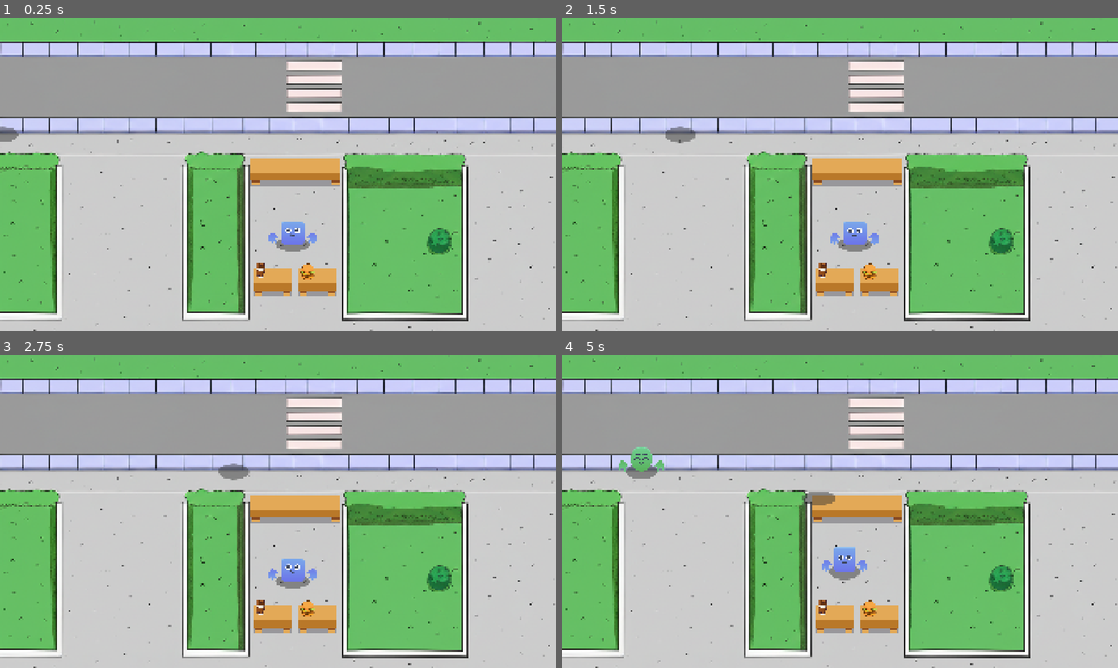
Above: before the commit, frames 1-4 (two rows, left to right).
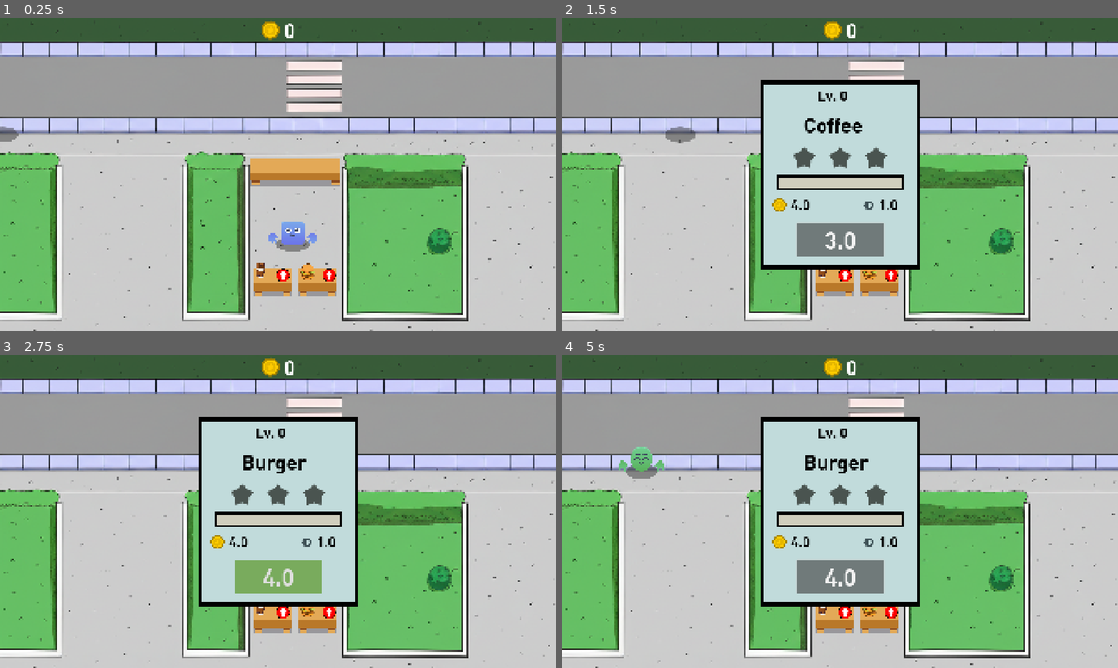
Above: after the commit, the same moments.

Repository: nzach123/idle_tycoon
Game: Godot game, scene res://scenes/game.tscn
Same seed, same stepped clock (60 frames per second), same inputs: the game is played once before the commit and once after it.
Inputs (mouse positions are in pixels of both pictures, inside the frame that each line leads up to):
- Up to frame 1 (0.25 s): no input
- Up to frame 2 (1.5 s): click (845, 274) at 0.52 s; click (840, 240) at 1.25 s, where only the run after the commit has a clickable "3.0"
- Up to frame 3 (2.75 s): click (328, 611) at 2.02 s
- Up to frame 4 (5 s): click (840, 577) at 2.75 s, where only the run after the commit has a clickable "4.0"; click (840, 577) at 3.5 s, where only the run after the commit has a clickable "3.0"; click (840, 577) at 4.25 s, where only the run after the commit has a clickable "4.0"

The runs differ from the first frame. In frame 1, 7.7% of the frame differs, in the area x 0-100%, y 0-85%; in frame 2, 21%; in frame 3, 21%; in frame 4, 21%.

Commit message:
0.0.8
Added upgrade panel

Diff:
--- /dev/null
+++ b/custom_fonts/Lavel_48_Black.tres
@@ -0,0 +1,8 @@
+[gd_resource type="LabelSettings" load_steps=2 format=3 uid="uid://ntonssx3tctc"]
+
+[ext_resource type="FontFile" uid="uid://c568h3rhi8wdo" path="res://assets/Fonts/DINPro-Bold.otf" id="1_lfjwj"]
+
+[resource]
+font = ExtResource("1_lfjwj")
+font_size = 48
+font_color = Color(0, 0, 0, 1)
--- a/data/item.gd
+++ b/data/item.gd
@@ -1,6 +1,7 @@
 extends Resource
 class_name Item
 
+signal on_star_reached
 
 enum ItemType{
 	Coffee,
@@ -28,3 +29,16 @@
 @export var max_level: int = 75
 
 var current_level: int = 0
+
+func update_item() -> void:
+	if current_level >= max_level:
+		return
+
+	current_level += 1
+	upgrade_cost = ceil(upgrade_cost * upgrade_multi)
+	profit = ceil(profit * profit_multi)
+	if current_level % 25 == 0:
+		cook_time = ceil(cook_time * cook_time_reduce_perc)
+		upgrade_cost = upgrade_cost * 3
+		profit = profit * 3
+		on_star_reached.emit()
--- /dev/null
+++ b/default_bus_layout.tres
@@ -0,0 +1,16 @@
+[gd_resource type="AudioBusLayout" format=3 uid="uid://bgl8i2m4vpuou"]
+
+[resource]
+bus/0/volume_db = -18.3091
+bus/1/name = &"Music"
+bus/1/solo = false
+bus/1/mute = true
+bus/1/bypass_fx = false
+bus/1/volume_db = -6.25101
+bus/1/send = &"Master"
+bus/2/name = &"SFX"
+bus/2/solo = false
+bus/2/mute = true
+bus/2/bypass_fx = false
+bus/2/volume_db = -4.76812
+bus/2/send = &"Master"
--- a/project.godot
+++ b/project.godot
@@ -11,7 +11,7 @@
 [application]
 
 config/name="Idle_tycoon"
-config/version="0.0.7"
+config/version="0.0.8"
 run/main_scene="uid://cxycy5bsaucpx"
 config/features=PackedStringArray("4.4", "GL Compatibility")
 config/icon="res://icon.svg"
@@ -19,6 +19,7 @@
 [autoload]
 
 GameManager="*res://scripts/autoloads/game_manager.gd"
+SoundManager="*res://scenes/globals/sound_manager.tscn"
 
 [display]
 
--- /dev/null
+++ b/scenes/UI/upgrade_panel.tscn
@@ -0,0 +1,222 @@
+[gd_scene load_steps=12 format=3 uid="uid://c6qonp7irftka"]
+
+[ext_resource type="Script" uid="uid://dp8hrxr6qtenc" path="res://scripts/upgrade_panel.gd" id="1_gpneo"]
+[ext_resource type="LabelSettings" uid="uid://ntonssx3tctc" path="res://custom_fonts/Lavel_48_Black.tres" id="1_lbfta"]
+[ext_resource type="FontFile" uid="uid://c568h3rhi8wdo" path="res://assets/Fonts/DINPro-Bold.otf" id="2_blifv"]
+[ext_resource type="Texture2D" uid="uid://f21enrtoroa7" path="res://assets/Sprites/UI/star.png" id="3_3gobj"]
+[ext_resource type="Texture2D" uid="uid://do1b40tfqg775" path="res://assets/Sprites/UI/coin_gold.png" id="4_blifv"]
+[ext_resource type="Texture2D" uid="uid://b3k8f1phw75i1" path="res://assets/Sprites/UI/contrast.png" id="5_3gobj"]
+
+[sub_resource type="StyleBoxFlat" id="StyleBoxFlat_gpneo"]
+bg_color = Color(0.756271, 0.8595, 0.85818, 1)
+border_width_left = 12
+border_width_top = 12
+border_width_right = 12
+border_width_bottom = 12
+border_color = Color(0, 0, 0, 1)
+
+[sub_resource type="LabelSettings" id="LabelSettings_e5sd7"]
+font = ExtResource("2_blifv")
+font_size = 70
+font_color = Color(0, 0, 0, 1)
+
+[sub_resource type="StyleBoxFlat" id="StyleBoxFlat_ug2qy"]
+bg_color = Color(0.815471, 0.80893, 0.742878, 1)
+border_width_left = 8
+border_width_top = 8
+border_width_right = 8
+border_width_bottom = 8
+border_color = Color(0, 0, 0, 1)
+expand_margin_left = 8.0
+expand_margin_top = 8.0
+expand_margin_right = 8.0
+expand_margin_bottom = 8.0
+
+[sub_resource type="StyleBoxFlat" id="StyleBoxFlat_xr4iy"]
+bg_color = Color(0.241659, 0.318918, 0.337083, 1)
+border_color = Color(0, 0, 0, 1)
+
+[sub_resource type="StyleBoxFlat" id="StyleBoxFlat_e5sd7"]
+bg_color = Color(0.476194, 0.670636, 0.363987, 1)
+
+[node name="UpgradePanel" type="Control"]
+custom_minimum_size = Vector2(550, 650)
+layout_mode = 3
+anchors_preset = 15
+anchor_right = 1.0
+anchor_bottom = 1.0
+offset_right = -1370.0
+offset_bottom = -430.0
+grow_horizontal = 2
+grow_vertical = 2
+script = ExtResource("1_gpneo")
+
+[node name="Panel" type="Panel" parent="."]
+layout_mode = 1
+anchors_preset = 15
+anchor_right = 1.0
+anchor_bottom = 1.0
+grow_horizontal = 2
+grow_vertical = 2
+theme_override_styles/panel = SubResource("StyleBoxFlat_gpneo")
+
+[node name="LevelLabel" type="Label" parent="Panel"]
+unique_name_in_owner = true
+layout_mode = 1
+anchors_preset = 5
+anchor_left = 0.5
+anchor_right = 0.5
+offset_left = -77.5
+offset_top = 20.0
+offset_right = 77.5
+offset_bottom = 82.0
+grow_horizontal = 2
+text = "Level 1"
+label_settings = ExtResource("1_lbfta")
+
+[node name="ItemNameLabel" type="Label" parent="Panel"]
+unique_name_in_owner = true
+layout_mode = 1
+anchors_preset = 5
+anchor_left = 0.5
+anchor_right = 0.5
+offset_left = -127.0
+offset_top = 105.0
+offset_right = 127.0
+offset_bottom = 288.0
+grow_horizontal = 2
+text = "COFFEE
+"
+label_settings = SubResource("LabelSettings_e5sd7")
+
+[node name="StarHBox" type="HBoxContainer" parent="Panel"]
+unique_name_in_owner = true
+layout_mode = 0
+offset_left = 90.0
+offset_top = 204.0
+offset_right = 458.0
+offset_bottom = 324.0
+
+[node name="Star_1" type="TextureRect" parent="Panel/StarHBox"]
+modulate = Color(0.289707, 0.328894, 0.313814, 1)
+custom_minimum_size = Vector2(120, 120)
+layout_mode = 2
+texture = ExtResource("3_3gobj")
+expand_mode = 1
+stretch_mode = 5
+
+[node name="Star_2" type="TextureRect" parent="Panel/StarHBox"]
+modulate = Color(0.289707, 0.328894, 0.313814, 1)
+custom_minimum_size = Vector2(120, 120)
+layout_mode = 2
+texture = ExtResource("3_3gobj")
+expand_mode = 1
+stretch_mode = 5
+
+[node name="Star_3" type="TextureRect" parent="Panel/StarHBox"]
+modulate = Color(0.289707, 0.328894, 0.313814, 1)
+custom_minimum_size = Vector2(120, 120)
+layout_mode = 2
+texture = ExtResource("3_3gobj")
+expand_mode = 1
+stretch_mode = 5
+
+[node name="ProgressBar" type="ProgressBar" parent="Panel"]
+unique_name_in_owner = true
+custom_minimum_size = Vector2(420, 36)
+layout_mode = 1
+anchors_preset = 8
+anchor_left = 0.5
+anchor_top = 0.5
+anchor_right = 0.5
+anchor_bottom = 0.5
+offset_left = -210.0
+offset_top = 10.0
+offset_right = 210.0
+offset_bottom = 46.0
+grow_horizontal = 2
+grow_vertical = 2
+theme_override_styles/background = SubResource("StyleBoxFlat_ug2qy")
+theme_override_styles/fill = SubResource("StyleBoxFlat_xr4iy")
+max_value = 1.0
+value = 0.56
+show_percentage = false
+
+[node name="ProfitHBox" type="HBoxContainer" parent="Panel"]
+layout_mode = 1
+anchors_preset = 8
+anchor_left = 0.5
+anchor_top = 0.5
+anchor_right = 0.5
+anchor_bottom = 0.5
+offset_left = -214.0
+offset_top = 73.0
+offset_right = -125.0
+offset_bottom = 135.0
+grow_horizontal = 2
+grow_vertical = 2
+theme_override_constants/separation = 15
+
+[node name="TextureRect" type="TextureRect" parent="Panel/ProfitHBox"]
+custom_minimum_size = Vector2(48, 48)
+layout_mode = 2
+texture = ExtResource("4_blifv")
+expand_mode = 1
+stretch_mode = 5
+
+[node name="ProfitLabel" type="Label" parent="Panel/ProfitHBox"]
+unique_name_in_owner = true
+layout_mode = 2
+text = "1"
+label_settings = ExtResource("1_lbfta")
+
+[node name="TimeHBox" type="HBoxContainer" parent="Panel"]
+layout_mode = 1
+anchors_preset = 8
+anchor_left = 0.5
+anchor_top = 0.5
+anchor_right = 0.5
+anchor_bottom = 0.5
+offset_left = 75.0
+offset_top = 73.0
+offset_right = 219.0
+offset_bottom = 135.0
+grow_horizontal = 2
+grow_vertical = 2
+theme_override_constants/separation = 10
+
+[node name="TextureRect" type="TextureRect" parent="Panel/TimeHBox"]
+modulate = Color(0.243137, 0.317647, 0.337255, 1)
+custom_minimum_size = Vector2(48, 48)
+layout_mode = 2
+texture = ExtResource("5_3gobj")
+expand_mode = 1
+stretch_mode = 5
+
+[node name="CookTime" type="Label" parent="Panel/TimeHBox"]
+unique_name_in_owner = true
+layout_mode = 2
+text = "10s"
+label_settings = ExtResource("1_lbfta")
+
+[node name="UpgradeButton" type="Button" parent="Panel"]
+unique_name_in_owner = true
+custom_minimum_size = Vector2(300, 115)
+layout_mode = 1
+anchors_preset = 7
+anchor_left = 0.5
+anchor_top = 1.0
+anchor_right = 0.5
+anchor_bottom = 1.0
+offset_left = -150.0
+offset_top = -159.0
+offset_right = 150.0
+offset_bottom = -44.0
+grow_horizontal = 2
+grow_vertical = 0
+theme_override_fonts/font = ExtResource("2_blifv")
+theme_override_font_sizes/font_size = 80
+theme_override_styles/normal = SubResource("StyleBoxFlat_e5sd7")
+text = "50"
+
+[connection signal="pressed" from="Panel/UpgradeButton" to="." method="_on_upgrade_button_pressed"]
--- a/scenes/game.tscn
+++ b/scenes/game.tscn
@@ -16,6 +16,15 @@
 [ext_resource type="PackedScene" uid="uid://c6cwh8d5a148y" path="res://scenes/customer/customer.tscn" id="14_1kice"]
 [ext_resource type="Script" uid="uid://cbq71l3svpchf" path="res://scripts/cashier_manager.gd" id="15_ca42v"]
 [ext_resource type="Script" uid="uid://blnpngl0rq8ys" path="res://scripts/counter_manager.gd" id="15_ir15t"]
+[ext_resource type="Script" uid="uid://cno8h2sr5n878" path="res://scripts/game_ui.gd" id="17_ssvqc"]
+[ext_resource type="PackedScene" uid="uid://c6qonp7irftka" path="res://scenes/UI/upgrade_panel.tscn" id="18_264po"]
+[ext_resource type="Texture2D" uid="uid://dp00mcbql5s7q" path="res://assets/Sprites/UI/Arrow.png" id="19_264po"]
+[ext_resource type="Texture2D" uid="uid://do1b40tfqg775" path="res://assets/Sprites/UI/coin_gold.png" id="20_5newe"]
+[ext_resource type="FontFile" uid="uid://c568h3rhi8wdo" path="res://assets/Fonts/DINPro-Bold.otf" id="21_37s47"]
+
+[sub_resource type="LabelSettings" id="LabelSettings_bt5mj"]
+font = ExtResource("21_37s47")
+font_size = 70
 
 [node name="Game" type="Node2D"]
 
@@ -97,4 +106,92 @@
 [node name="Marker2D2" type="Marker2D" parent="."]
 position = Vector2(1100, 800)
 
+[node name="GameUI" type="CanvasLayer" parent="."]
+script = ExtResource("17_ssvqc")
+
+[node name="CoffeePanel" parent="GameUI" instance=ExtResource("18_264po")]
+visible = false
+anchors_preset = 8
+anchor_left = 0.5
+anchor_top = 0.5
+anchor_right = 0.5
+anchor_bottom = 0.5
+offset_left = -275.0
+offset_top = -325.0
+offset_right = 275.0
+offset_bottom = 325.0
+
+[node name="BurgerPanel" parent="GameUI" instance=ExtResource("18_264po")]
+visible = false
+anchors_preset = 8
+anchor_left = 0.5
+anchor_top = 0.5
+anchor_right = 0.5
+anchor_bottom = 0.5
+offset_left = -275.0
+offset_top = -325.0
+offset_right = 275.0
+offset_bottom = 325.0
+
+[node name="CoffeeButton" type="TextureButton" parent="GameUI"]
+offset_left = 953.0
+offset_top = 863.0
+offset_right = 1017.0
+offset_bottom = 927.0
+scale = Vector2(0.75, 0.75)
+texture_normal = ExtResource("19_264po")
+
+[node name="BurgerButton" type="TextureButton" parent="GameUI"]
+offset_left = 1112.0
+offset_top = 863.0
+offset_right = 1176.0
+offset_bottom = 927.0
+scale = Vector2(0.75, 0.75)
+texture_normal = ExtResource("19_264po")
+
+[node name="TopBar" type="Control" parent="GameUI"]
+custom_minimum_size = Vector2(0, 80)
+layout_mode = 3
+anchors_preset = 10
+anchor_right = 1.0
+grow_horizontal = 2
+
+[node name="Panel" type="Panel" parent="GameUI/TopBar"]
+layout_mode = 1
+anchors_preset = 15
+anchor_right = 1.0
+anchor_bottom = 1.0
+grow_horizontal = 2
+grow_vertical = 2
+
+[node name="HBoxContainer" type="HBoxContainer" parent="GameUI/TopBar/Panel"]
+layout_mode = 1
+anchors_preset = 8
+anchor_left = 0.5
+anchor_top = 0.5
+anchor_right = 0.5
+anchor_bottom = 0.5
+offset_left = -34.5
+offset_top = -32.0
+offset_right = 34.5
+offset_bottom = 32.0
+grow_horizontal = 2
+grow_vertical = 2
+theme_override_constants/separation = 15
+
+[node name="TextureRect" type="TextureRect" parent="GameUI/TopBar/Panel/HBoxContainer"]
+custom_minimum_size = Vector2(64, 64)
+layout_mode = 2
+texture = ExtResource("20_5newe")
+expand_mode = 1
+stretch_mode = 5
+
+[node name="CurrentCoins" type="Label" parent="GameUI/TopBar/Panel/HBoxContainer"]
+unique_name_in_owner = true
+layout_mode = 2
+text = "0"
+label_settings = SubResource("LabelSettings_bt5mj")
+
 [connection signal="timeout" from="CustomerManager/SpawnTimer" to="CustomerManager" method="_on_spawn_timer_timeout"]
+[connection signal="pressed" from="GameUI/CoffeeButton" to="GameUI" method="_on_coffee_button_pressed"]
+[connection signal="pressed" from="GameUI/BurgerButton" to="GameUI" method="_on_burger_button_pressed"]
--- /dev/null
+++ b/scenes/globals/sound_manager.tscn
@@ -0,0 +1,29 @@
+[gd_scene load_steps=3 format=3 uid="uid://xrrfgynp2d7x"]
+
+[ext_resource type="Script" uid="uid://eex8g3t5xci" path="res://scripts/autoloads/sound_manager.gd" id="1_5eifr"]
+[ext_resource type="AudioStream" uid="uid://ee1clshwyfr0" path="res://assets/Sound/flat-8-bit-gaming-music-instrumental-211547.mp3" id="2_em8l0"]
+
+[node name="SoundManager" type="Node" node_paths=PackedStringArray("stream_players")]
+script = ExtResource("1_5eifr")
+stream_players = [NodePath("AudioStreamPlayer"), NodePath("AudioStreamPlayer2"), NodePath("AudioStreamPlayer3"), NodePath("AudioStreamPlayer4"), NodePath("AudioStreamPlayer5")]
+
+[node name="MusicPlayer" type="AudioStreamPlayer" parent="."]
+stream = ExtResource("2_em8l0")
+volume_db = -10.0
+autoplay = true
+bus = &"Music"
+
+[node name="AudioStreamPlayer" type="AudioStreamPlayer" parent="."]
+bus = &"SFX"
+
+[node name="AudioStreamPlayer2" type="AudioStreamPlayer" parent="."]
+bus = &"SFX"
+
+[node name="AudioStreamPlayer3" type="AudioStreamPlayer" parent="."]
+bus = &"SFX"
+
+[node name="AudioStreamPlayer4" type="AudioStreamPlayer" parent="."]
+bus = &"SFX"
+
+[node name="AudioStreamPlayer5" type="AudioStreamPlayer" parent="."]
+bus = &"SFX"
--- a/scripts/autoloads/game_manager.gd
+++ b/scripts/autoloads/game_manager.gd
@@ -17,6 +17,7 @@
 func play_coin_vfx(spawn_pos: Vector2) -> void:
 	var instance: GPUParticles2D = COIN_VFX.instantiate()
 	get_tree().root.add_child(instance)
+	SoundManager.play_coins()
 	var new_position := Vector2(spawn_pos.x, spawn_pos.y - 60)
 	instance.global_position = new_position
 	instance.emitting = true
--- /dev/null
+++ b/scripts/autoloads/sound_manager.gd
@@ -0,0 +1,28 @@
+extends Node
+
+
+const COINS = preload("res://assets/Sound/coins.wav")
+const NORMAL_SFX = preload("res://assets/Sound/normal sfx.mp3")
+
+@export var stream_players: Array[AudioStreamPlayer]
+
+func play_audio(clip: AudioStream, volume: float) -> void:
+	var player := get_free_audio_player()
+	if player == null:
+		return
+
+	player.stream = clip
+	player.volume_db = volume
+	player.play()
+
+func play_coins() -> void:
+	play_audio(COINS, 15)
+
+func play_ui() -> void:
+	play_audio(NORMAL_SFX, 0.5)
+
+func get_free_audio_player() -> AudioStreamPlayer:
+	for audio: AudioStreamPlayer in stream_players:
+		if not audio.playing:
+			return audio
+	return null
--- /dev/null
+++ b/scripts/game_ui.gd
@@ -0,0 +1,30 @@
+extends CanvasLayer
+class_name GameUI
+
+@onready var coffee_panel: UpgradePanel = $CoffeePanel
+@onready var burger_panel: UpgradePanel = $BurgerPanel
+@onready var current_coins: Label = %CurrentCoins
+
+func _ready() -> void:
+	coffee_panel.init_upgrade_panel(GameManager.ITEM_COFFEE)
+	burger_panel.init_upgrade_panel(GameManager.ITEM_BURGER)
+
+func _process(delta: float) -> void:
+	current_coins.text = str(GameManager.current_coins)
+
+func _on_coffee_button_pressed() -> void:
+	SoundManager.play_ui()
+	if coffee_panel.visible == false:
+		coffee_panel.visible = true
+	else:
+		coffee_panel.visible = false
+	burger_panel.hide()
+
+
+func _on_burger_button_pressed() -> void:
+	SoundManager.play_ui()
+	if burger_panel.visible == false:
+		burger_panel.visible = true
+	else:
+		burger_panel.visible = false
+		coffee_panel.hide()
--- /dev/null
+++ b/scripts/upgrade_panel.gd
@@ -0,0 +1,51 @@
+extends Control
+class_name UpgradePanel
+
+@onready var level: Label = %LevelLabel
+@onready var item_name: Label = %ItemNameLabel
+@onready var progress_bar: ProgressBar = %ProgressBar
+@onready var profit: Label = %ProfitLabel
+@onready var cook_time: Label = %CookTime
+@onready var upgrade_button: Button = %UpgradeButton
+@onready var star_h_box: HBoxContainer = %StarHBox
+
+
+var item_ref: Item
+var current_level: int = 0
+var current_stars: int = -1
+
+
+func _process(delta: float) -> void:
+	progress_bar.value = current_level / 25.0
+
+func init_upgrade_panel(item: Item) -> void:
+	item_ref = item
+	item_name.text = item.id
+	progress_bar.value = 0
+	update_stats()
+	item_ref.on_star_reached.connect(_on_star_reached)
+
+
+func update_stats() -> void:
+	level.text = "Lv. %s" % item_ref.current_level
+	profit.text = str(item_ref.profit)
+	cook_time.text = str(item_ref.cook_time)
+	upgrade_button.text = str(item_ref.upgrade_cost)
+
+func _on_star_reached() -> void:
+	current_level = 0
+	current_stars += 1
+	var star: TextureRect = star_h_box.get_child(current_stars)
+	star.modulate = Color(255, 255, 255)
+
+
+func _on_upgrade_button_pressed() -> void:
+	SoundManager.play_ui()
+	if GameManager.current_coins < item_ref.upgrade_cost:
+		return
+
+
+	GameManager.current_coins -= item_ref.upgrade_cost
+	current_level += 1
+	item_ref.update_item()
+	update_stats()
Binary file added: assets/Fonts/DINPro-Bold.otf
Not shown, added: assets/Fonts/DINPro-Bold.otf.import
Binary file added: assets/Fonts/DINPro-Regular.otf
Not shown, added: assets/Fonts/DINPro-Regular.otf.import
Not shown: 1 places in scenes/game.tscn that only renumber resources
Not shown, added: scripts/autoloads/sound_manager.gd.uid
Not shown, added: scripts/game_ui.gd.uid
Not shown, added: scripts/upgrade_panel.gd.uid
